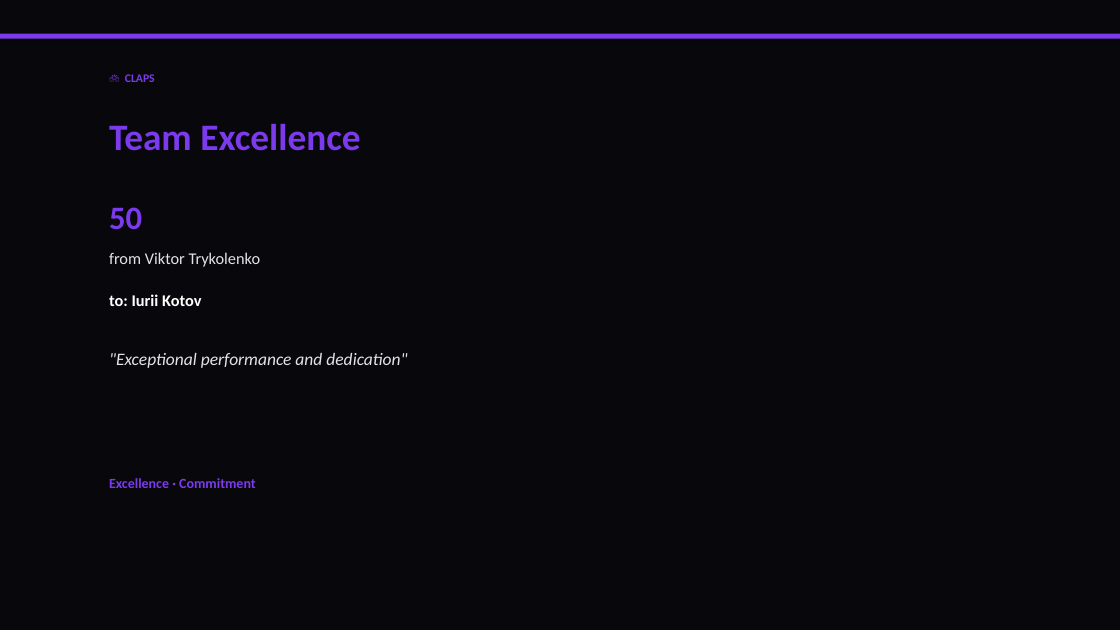
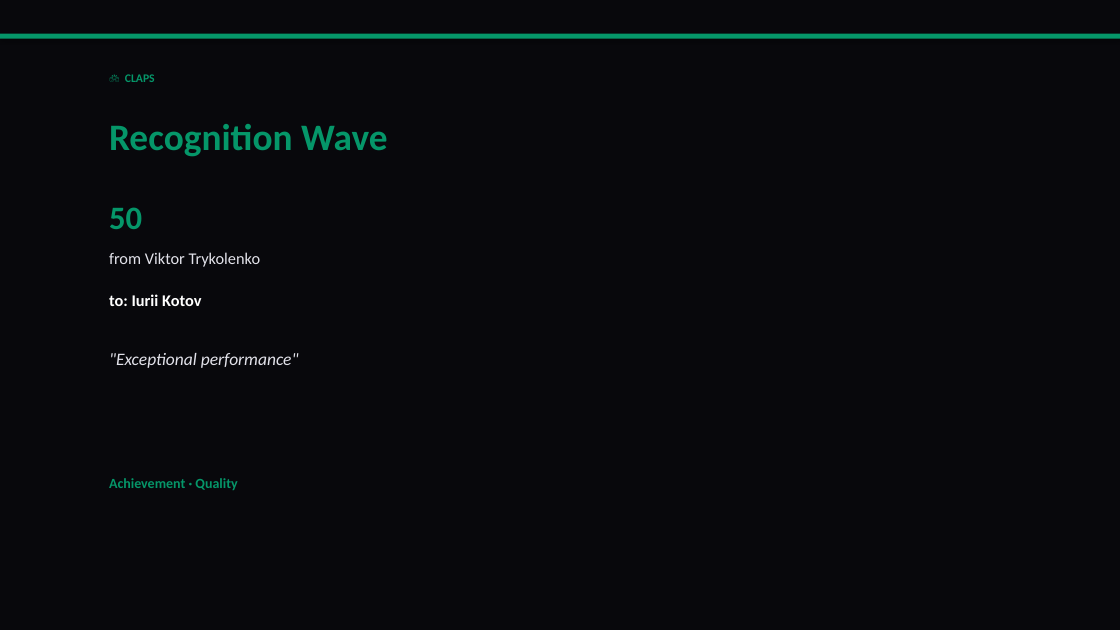
Before and after one commit to liliyagarifullina-maker/appodeal-pulse, a slide deck: slide 4 of data/archive/pulse_2026-03-15.pptx. Drawn at 1120x630 pixels with LibreOffice and Linux fonts; fonts in the diff are those of the drawing. Boxes give left, top, right and bottom in pixels: in the first picture for what was removed or moved away, otherwise in the second. Text is boxed around its words. In the diff, an @@ line names an element or a change of style, - is before the commit and + after.

```diff
--- a/data/archive/pulse_2026-03-15.pptx
+++ b/data/archive/pulse_2026-03-15.pptx
@@ rectangle at (0, 34, 1120, 39): fill #7C3AED to #059669 @@
@@ text "🙌 CLAPS" at (125, 74, 155, 82): text colour #7C3AED to #059669 @@
@@ text at (109, 124, 388, 157): text changed; text colour #7C3AED to #059669 @@
-Team Excellence
+Recognition Wave
@@ text "50" at (109, 207, 142, 229): text colour #7C3AED to #059669 @@
@@ text at (109, 353, 299, 368): text changed @@
-"Exceptional performance and dedication"
+"Exceptional performance"
@@ text at (109, 478, 237, 490): text changed; text colour #7C3AED to #059669 @@
-Excellence · Commitment
+Achievement · Quality
```
Also in this commit, not shown: 9 other slides changed, 14 slides added, 5 slides removed, 2 other files.
